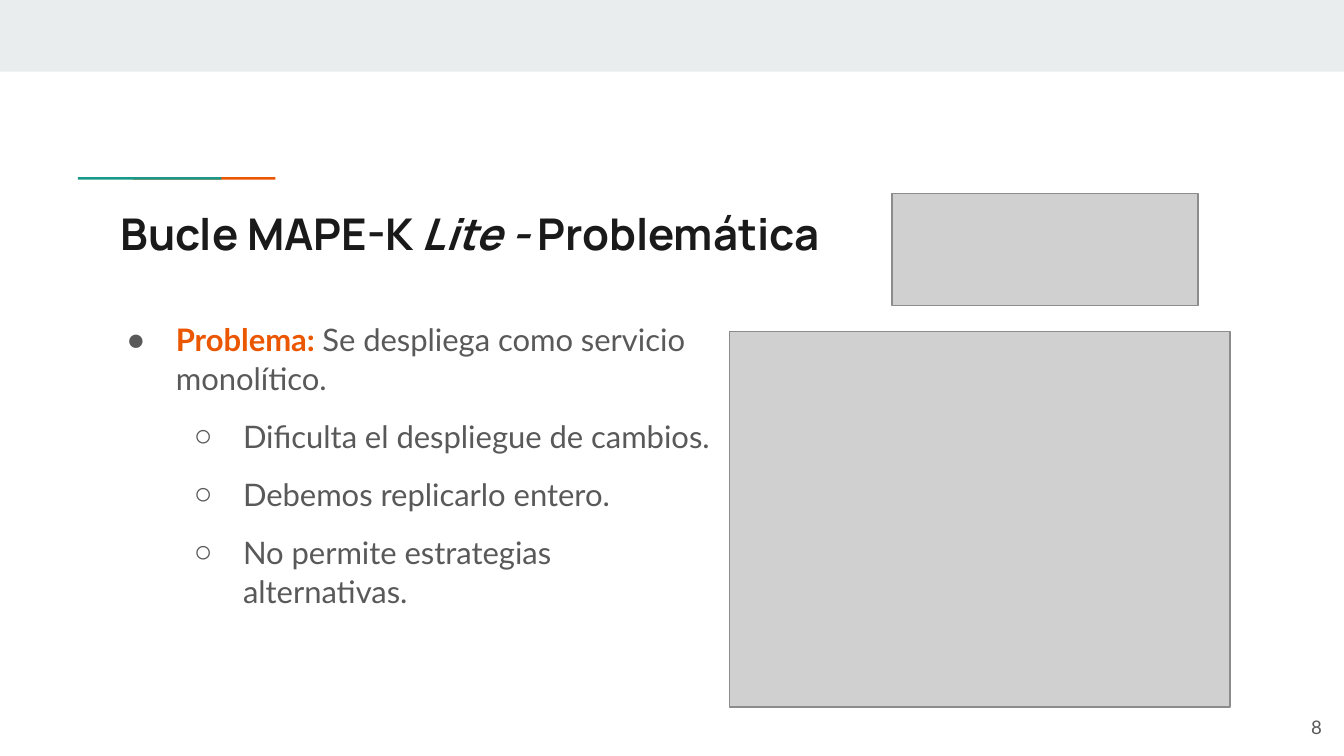
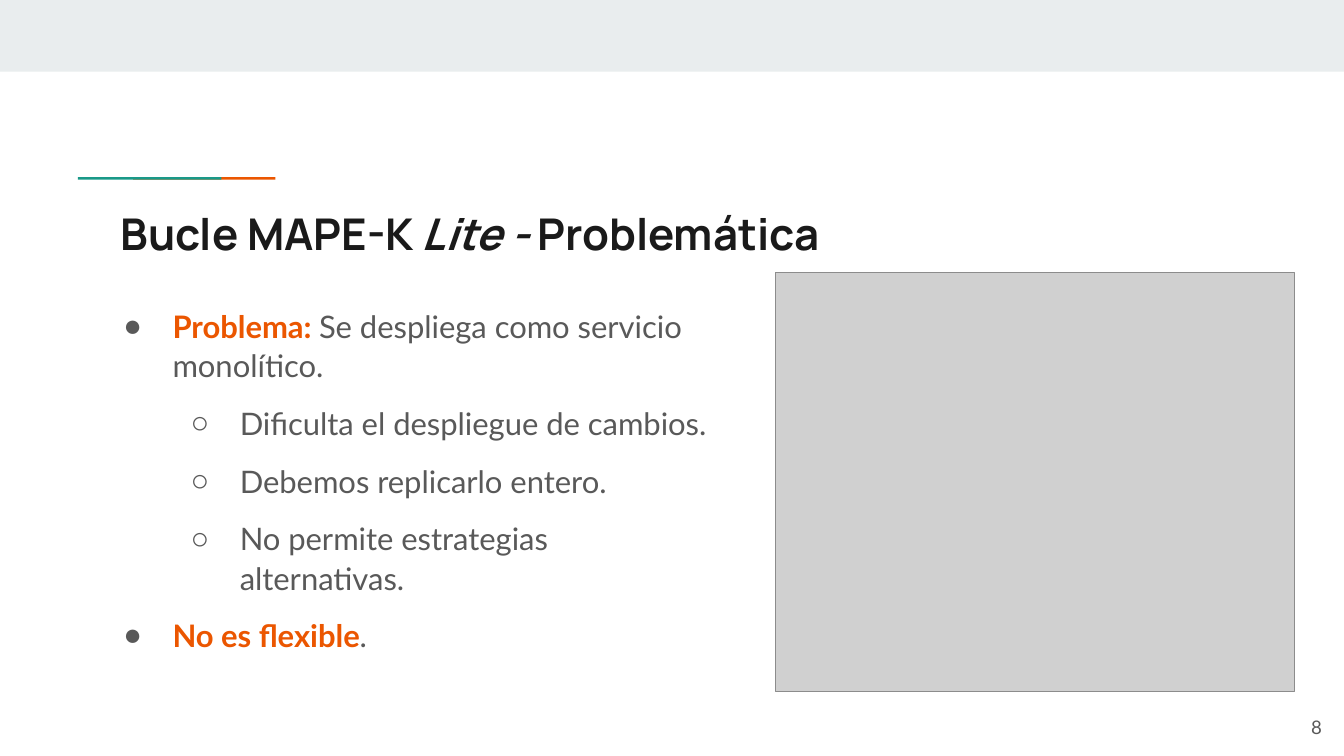
Before and after one commit to Starkie/TFM-DistributedAutoadaptiveSystems, a slide deck: slide 8 of docs/presentation/Adriano Vega - Presentación TFM.pptx. Drawn at 1344x756 pixels with LibreOffice and Linux fonts; fonts in the diff are those of the drawing; grey boxes stand for pictures. Boxes give left, top, right and bottom in pixels: in the first picture for what was removed or moved away, otherwise in the second. Text is boxed around its words. In the diff, an @@ line names an element or a change of style, - is before the commit and + after.

```diff
--- a/docs/presentation/Adriano Vega - Presentación TFM.pptx
+++ b/docs/presentation/Adriano Vega - Presentación TFM.pptx
@@ picture removed at <box>892,194,1199,305</box> @@
@@ text "Problema: Se despliega como servicio ...": place and size @@
-text "Problema: Se despliega como servicio ..." at <box>176,328,710,603</box>
+text "Problema: Se despliega como servicio ..." at <box>173,315,707,648</box>
@@ picture: place and size @@
-picture at <box>730,332,1231,707</box>
+picture at <box>775,273,1294,692</box>
@@ text at <box>173,624,367,648</box>: paragraph added @@
+● No es flexible.
```
Also in this commit, not shown: 6 other slides changed, 5 slides added, 3 slides removed, 1 other file.
